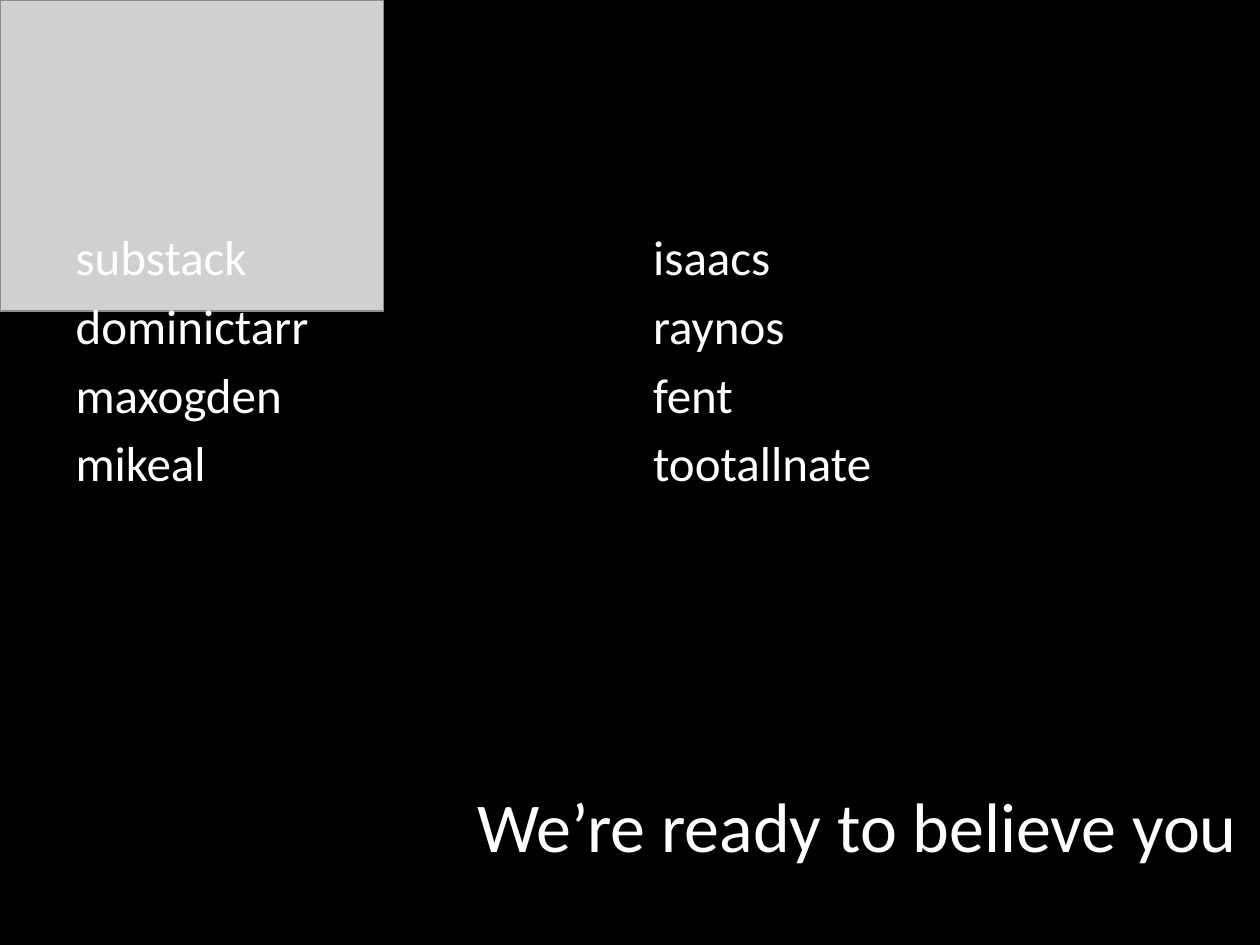
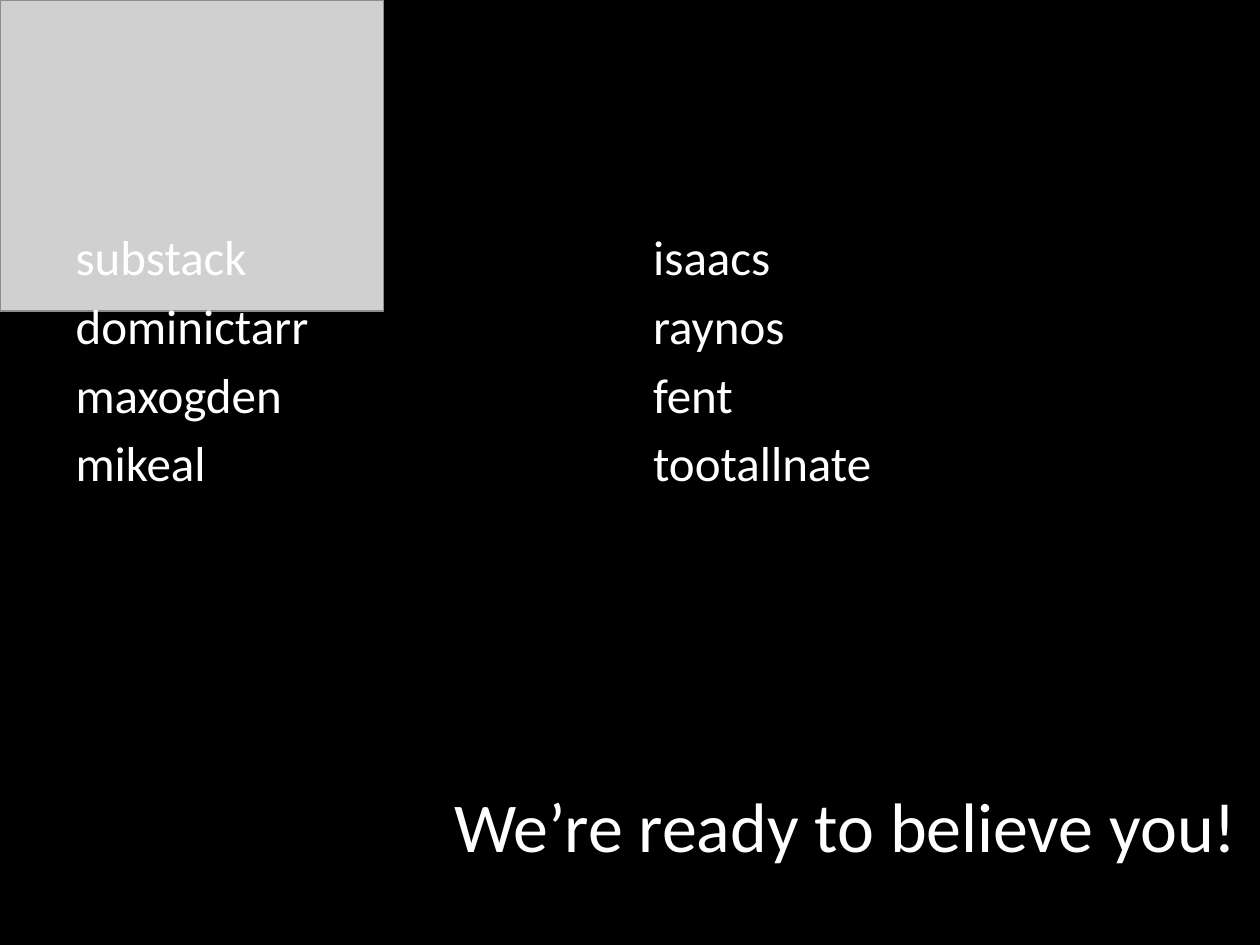
Before and after one commit to mattpodwysocki/SDC2013, a slide deck: slide 32 of SDC2013.pptx (slide 21 before the commit). Drawn at 1260x945 pixels with LibreOffice and Linux fonts; fonts in the diff are those of the drawing; grey boxes stand for pictures. Boxes give left, top, right and bottom in pixels: in the first picture for what was removed or moved away, otherwise in the second. Text is boxed around its words. In the diff, an @@ line names an element or a change of style, - is before the commit and + after.

```diff
--- a/SDC2013.pptx
+++ b/SDC2013.pptx
@@ title at (454,802,1236,864): text changed @@
-We’re ready to believe you
+We’re ready to believe you!
```
Also in this commit, not shown: 17 other slides changed, 7 slides added, 3 other files.
